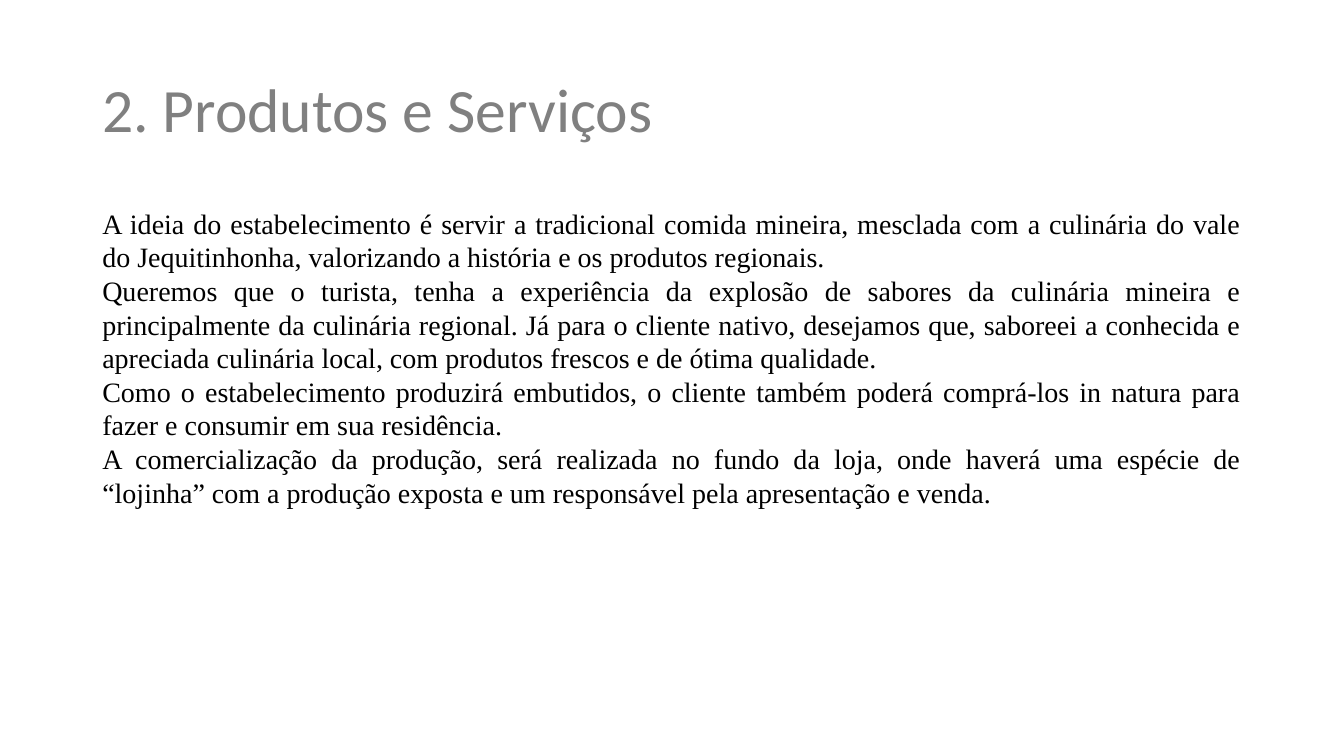
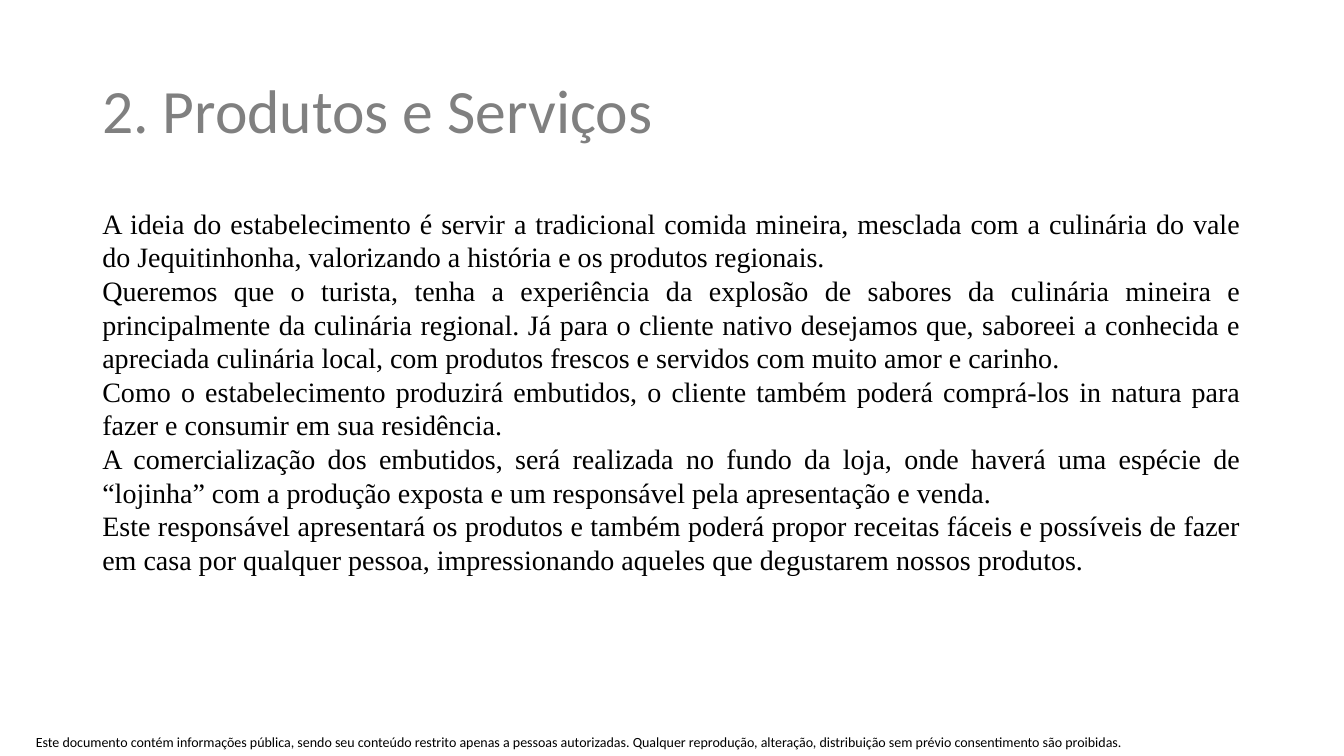
Before and after one commit to renatomarcio18081971/trabalhodeconclusao, a slide deck: slide 5 of plano-de-negocios-restaurante-tioto.pptx. Drawn at 1344x756 pixels with LibreOffice and Linux fonts; fonts in the diff are those of the drawing; background and template pictures are left out. Boxes give left, top, right and bottom in pixels: in the first picture for what was removed or moved away, otherwise in the second. Text is boxed around its words. In the diff, an @@ line names an element or a change of style, - is before the commit and + after.

```diff
--- a/plano-de-negocios-restaurante-tioto.pptx
+++ b/plano-de-negocios-restaurante-tioto.pptx
@@ text at [102,281,1239,374]: text changed @@
-Queremos que o turista, tenha a experiência da explosão de sabores da culinária mineira e principalmente da culinária regional. Já para o cliente nativo, desejamos que, saboreei a conhecida e apreciada culinária local, com produtos frescos e de ótima qualidade.
+Queremos que o turista, tenha a experiência da explosão de sabores da culinária mineira e principalmente da culinária regional. Já para o cliente nativo desejamos que, saboreei a conhecida e apreciada culinária local, com produtos frescos e servidos com muito amor e carinho.
@@ text at [102,449,1240,575]: text changed @@
-A comercialização da produção, será realizada no fundo da loja, onde haverá uma espécie de “lojinha” com a produção exposta e um responsável pela apresentação e venda.
+A comercialização dos embutidos, será realizada no fundo da loja, onde haverá uma espécie de “lojinha” com a produção exposta e um responsável pela apresentação e venda.
+Este responsável apresentará os produtos e também poderá propor receitas fáceis e possíveis de fazer em casa por qualquer pessoa, impressionando aqueles que degustarem nossos produtos.
@@ text added at [36,737,1121,750], 10 pt, text #000000 @@
+Este documento contém informações pública, sendo seu conteúdo restrito apenas a pessoas autorizadas. Qualquer reprodução, alteração, distribuição sem prévio consentimento são proibidas.
```
Also in this commit, not shown: 9 other slides changed, 4 slides added, 1 slide removed, 1 other file.
